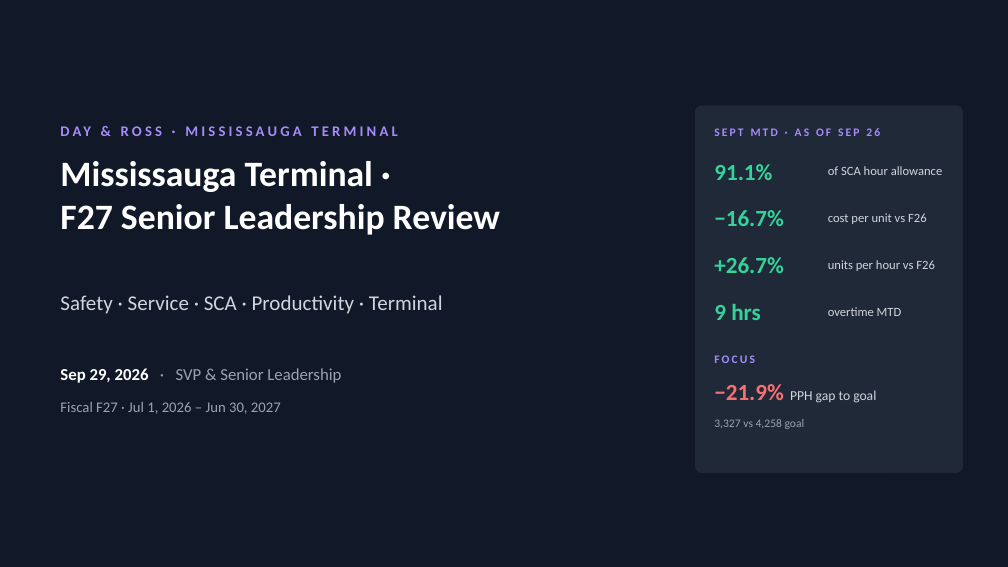
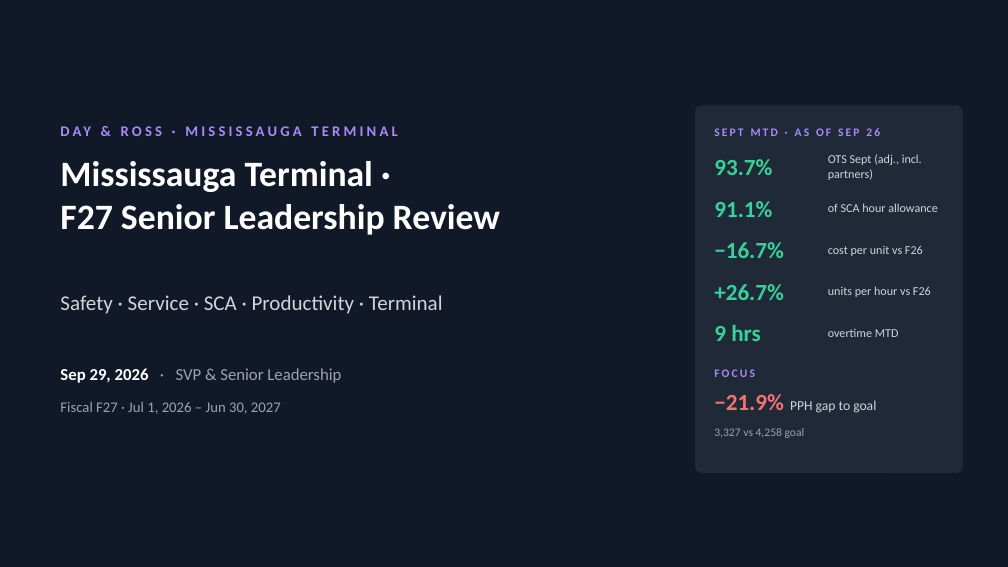
Before and after one commit to FuoriclasseX/mississauga-terminal-f26-cost-transformation-dashboard, a slide deck: slide 1 of presentation/Mississauga_F27_Leadership_Review_Sep29.pptx. Drawn at 1008x567 pixels with LibreOffice and Linux fonts; fonts in the diff are those of the drawing. Boxes give left, top, right and bottom in pixels: in the first picture for what was removed or moved away, otherwise in the second. Text is boxed around its words. In the diff, an @@ line names an element or a change of style, - is before the commit and + after.

```diff
--- a/presentation/Mississauga_F27_Leadership_Review_Sep29.pptx
+++ b/presentation/Mississauga_F27_Leadership_Review_Sep29.pptx
@@ text at box(714, 159, 772, 175): text changed @@
-−16.7%
+93.7%
@@ text added at box(828, 154, 922, 180), 11.5 pt, text #D1D5DB @@
+OTS Sept (adj., incl. partners)
@@ text "91.1%": place and size @@
-text "91.1%" at box(714, 164, 772, 180)
+text "91.1%" at box(714, 201, 772, 217)
@@ text "of SCA hour allowance" at box(828, 203, 937, 212): size 12 to 11.5 pt @@
@@ text "of SCA hour allowance": place and size @@
-text "of SCA hour allowance" at box(828, 166, 942, 175)
+text "of SCA hour allowance" at box(828, 203, 937, 212)
@@ text at box(714, 242, 783, 258): text changed @@
-+26.7%
+−16.7%
@@ text at box(828, 246, 923, 256): text changed; size 12 to 11.5 pt @@
-units per hour vs F26
+cost per unit vs F26
@@ text added at box(714, 284, 783, 300), 22 pt, text #34D399, bold @@
++26.7%
@@ text at box(828, 286, 931, 297): text changed; size 12 to 11.5 pt @@
-cost per unit vs F26
+units per hour vs F26
@@ text "9 hrs": place and size @@
-text "9 hrs" at box(714, 304, 760, 320)
+text "9 hrs" at box(714, 325, 760, 341)
@@ text "overtime MTD": place and size @@
-text "overtime MTD" at box(828, 307, 902, 316)
+text "overtime MTD" at box(828, 329, 899, 337)
@@ text "overtime MTD" at box(828, 329, 899, 337): size 12 to 11.5 pt @@
@@ text "−21.9% PPH gap to goal": place and size @@
-text "−21.9% PPH gap to goal" at box(714, 384, 876, 403)
+text "−21.9% PPH gap to goal" at box(714, 394, 876, 413)
@@ text "FOCUS": place and size @@
-text "FOCUS" at box(714, 355, 755, 363)
+text "FOCUS" at box(714, 369, 755, 377)
@@ text "3,327 vs 4,258 goal": place and size @@
-text "3,327 vs 4,258 goal" at box(714, 419, 805, 429)
+text "3,327 vs 4,258 goal" at box(714, 428, 805, 438)
```
Also in this commit, not shown: 1 other slide changed, 2 other files.
